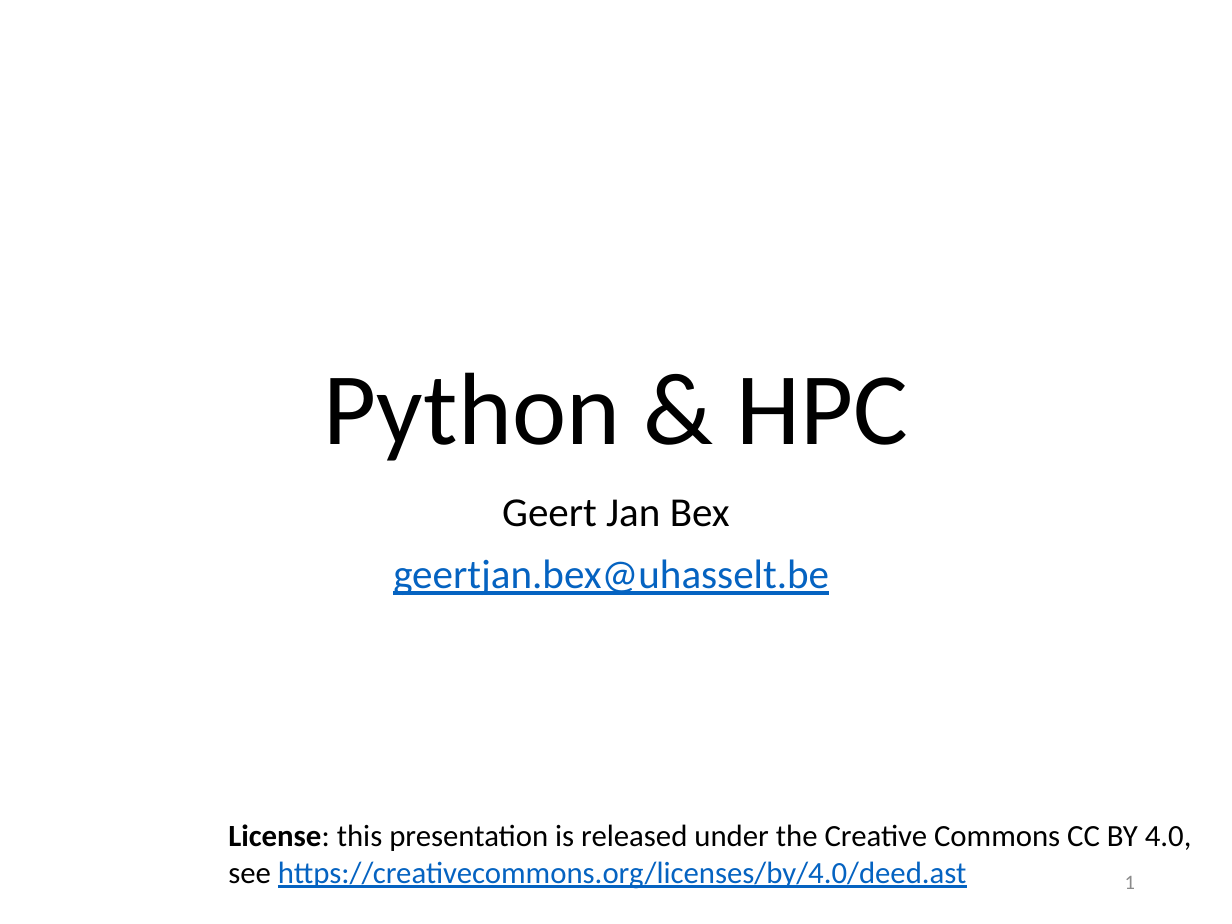
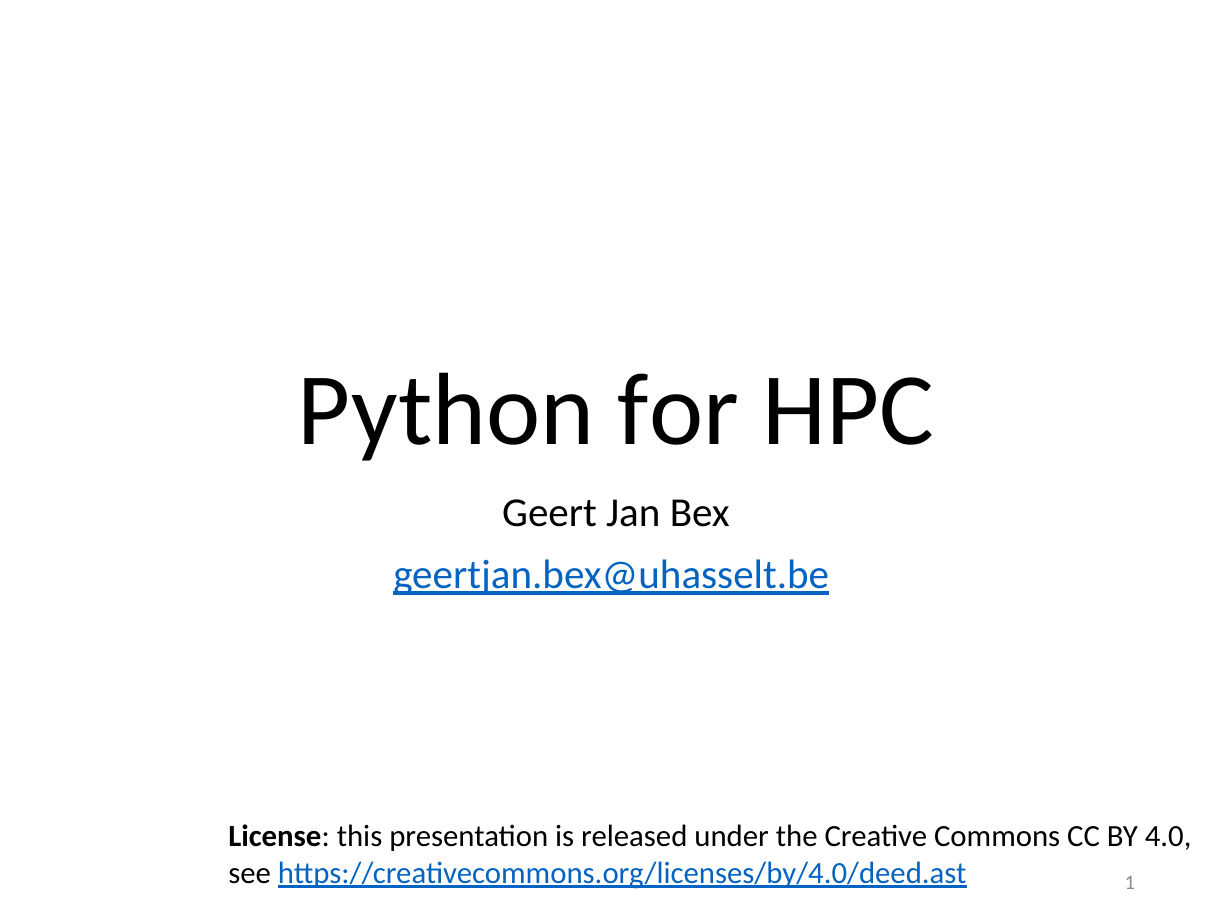
Before and after one commit to gjbex/Python-for-HPC, a slide deck: slide 1 of python_for_hpc.pptx. Drawn at 1232x924 pixels with LibreOffice and Linux fonts; fonts in the diff are those of the drawing. Boxes give left, top, right and bottom in pixels: in the first picture for what was removed or moved away, otherwise in the second. Text is boxed around its words. In the diff, an @@ line names an element or a change of style, - is before the commit and + after.

Commit message:
Change presentation title for consistency

```diff
--- a/python_for_hpc.pptx
+++ b/python_for_hpc.pptx
@@ title at <box>298,372,934,461</box>: text changed @@
-Python & HPC
+Python for HPC
```
